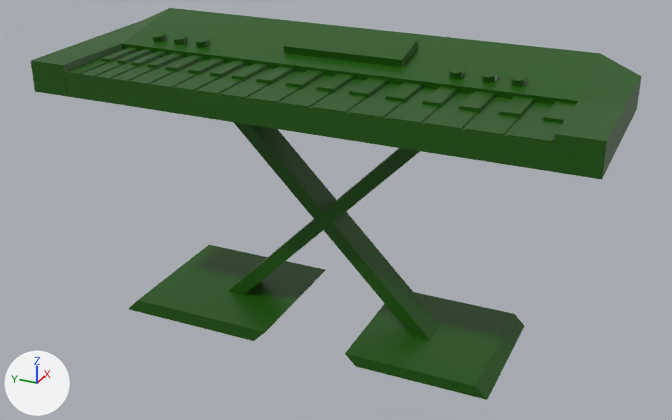
The FBX model Assets/Furniture Assets/FBX/keyboardpiano.fbx, before and after one commit.
One viewpoint serves both versions: a camera (50 mm lens) standing at (-19.93, -9.19, 6.64) and looking at (-0.1, -0.27, -3.27). Lighting does not change. The marker at lower left points along +X, +Y and +Z. Where no turn or scale is listed for an object, it has been applied to the vertices.
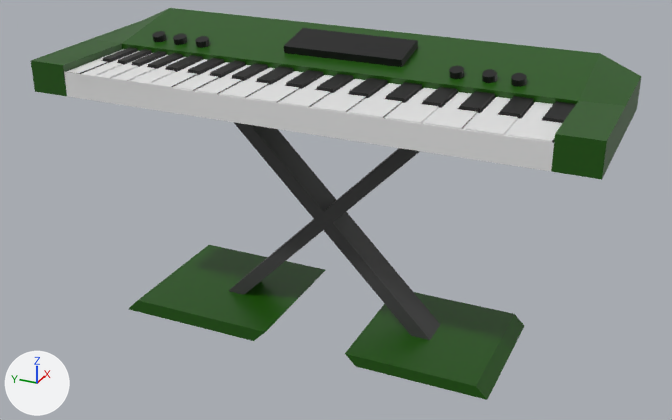
Pixel boxes (x1, y1, x2, y2) of what changed, in the pictures (672 x 420 px):
part 1 of me_cube, recoloured (green to black): (63, 28, 576, 143) in both
part 2 of me_cube, recoloured (green to white): (64, 49, 562, 171) in both
part 3 of me_cube, recoloured (green to black): (229, 122, 440, 340) in both

The change, as a list of edits to the scene's bpy script:
```text
Add mat_material_003:
    mat_material_003 = principled_material('Material.003')
    mat_material_003.base_color = (0.0578, 0.0578, 0.0578)  # black #444444
Add mat_material_002:
    mat_material_002 = principled_material('Material.002')
    mat_material_002.base_color = (0.8, 0.8, 0.8)  # white #e7e7e7
Add mat_material_001:
    mat_material_001 = principled_material('Material.001')
    mat_material_001.base_color = (0.0, 0.0, 0.0)  # black #000000
Change me_cube:
    where me_cube.from_pydata(...)  # 864 vertices, 673 faces; spans x -2.4..2.4, y -7.02..7.02, z -6.56..0.89
    used by ob_cube; location = (0.0, 0.0, 0.0)
    me_cube part 1: 427 of the faces centred in x -2.39..1.62, y -6.02..6.02, z 0.07..0.8 switch from mat_material (dark green #1b5500) to mat_material_001 (black #000000)
    me_cube part 2: 108 of the faces centred in x -2.38..-1.19, y -5.53..5.79, z -0.1..0.23 switch from mat_material (dark green #1b5500) to mat_material_002 (white #e7e7e7)
    me_cube part 3: all 7 faces centred in x -0.46..0.46, y -0.25..0.33, z -3.33..-3.29 switch from mat_material (dark green #1b5500) to mat_material_003 (black #444444)
```
